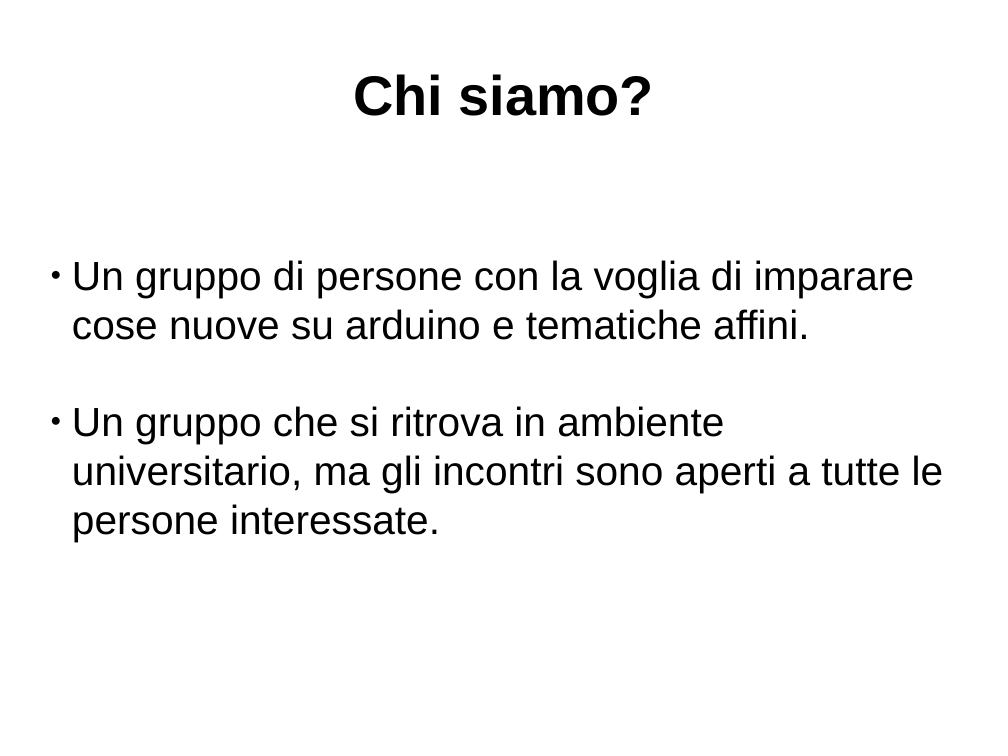
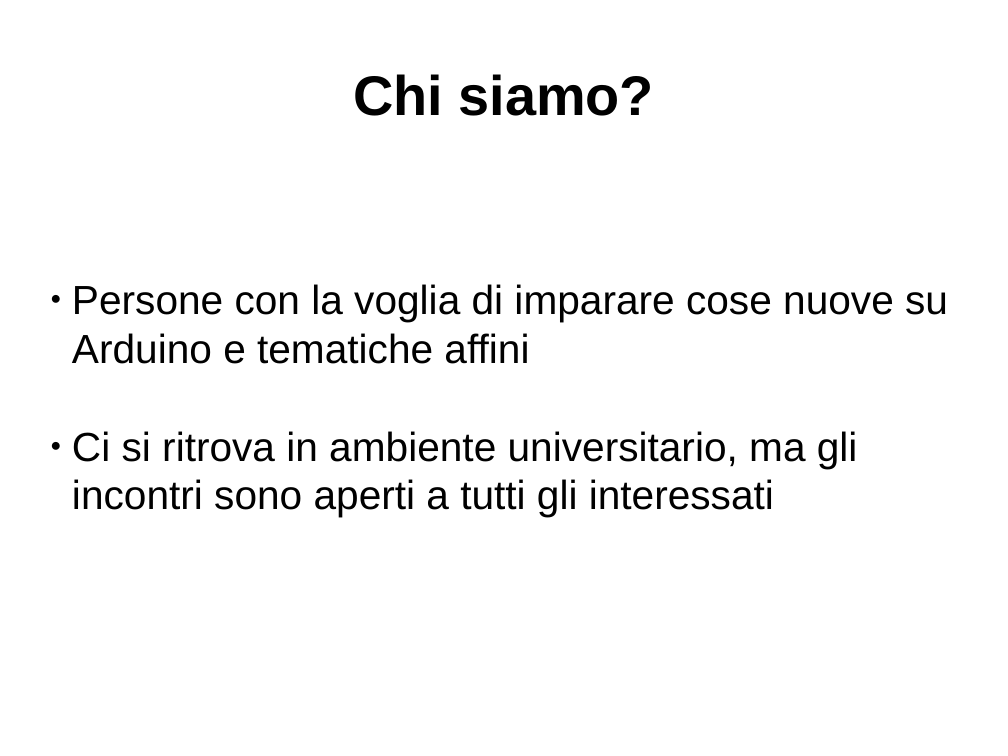
Before and after one commit to atrent/ArduAfternoon, a slide deck: slide 2 of GenuinoDay/PresentazioneArduinoAfteroon.odp. Drawn at 1008x756 pixels with LibreOffice and Linux fonts; fonts in the diff are those of the drawing; background and template pictures are left out. Boxes give left, top, right and bottom in pixels: in the first picture for what was removed or moved away, otherwise in the second. Text is boxed around its words. In the diff, an @@ line names an element or a change of style, - is before the commit and + after.

```diff
--- a/GenuinoDay/PresentazioneArduinoAfteroon.odp
+++ b/GenuinoDay/PresentazioneArduinoAfteroon.odp
@@ subtitle at box(72, 284, 948, 517): text changed @@
-● Un gruppo di persone con la voglia di imparare cose nuove su arduino e tematiche affini.
-● Un gruppo che si ritrova in ambiente universitario, ma gli incontri sono aperti a tutte le persone interessate.
+● Persone con la voglia di imparare cose nuove su Arduino e tematiche affini
+● Ci si ritrova in ambiente universitario, ma gli incontri sono aperti a tutti gli interessati
```
Also in this commit, not shown: 9 other slides changed.
